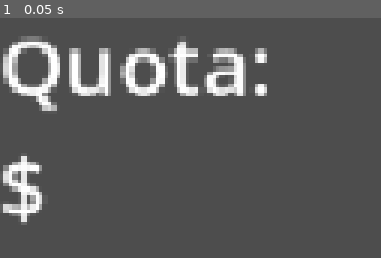
Above: before the commit, frame 1.
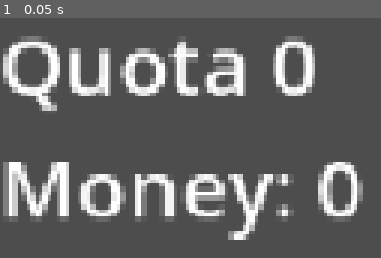
Above: after the commit, the same moment.

Repository: Svemeh/imt3603
Game: Godot game, scene res://scenes/game.tscn
Two runs of this game, one before a commit and one after it. Both use one fixed random seed, a clock stepped at 60 frames per second and the inputs below. This scene is started directly instead of the project's main scene.
Inputs:
- Up to frame 1 (0.05 s): no input

The runs differ from the first frame. In frame 1, 13% of the frame differs, in the area x 0-96%, y 7-93%.

Commit message:
feat(game): add money and quota state with increment functions

Diff:
--- a/corked!/scenes/game.tscn
+++ b/corked!/scenes/game.tscn
@@ -1,10 +1,12 @@
 [gd_scene format=3 uid="uid://bdcbw4f3huqul"]
 
+[ext_resource type="Script" uid="uid://bjh1eywqlwr3r" path="res://src/game.gd" id="1_lbhrr"]
 [ext_resource type="PackedScene" uid="uid://citi8vkh1rf21" path="res://scenes/vineyard.tscn" id="1_lnu2h"]
 [ext_resource type="PackedScene" uid="uid://bepr0l4ydcf10" path="res://scenes/player.tscn" id="2_lbhrr"]
 [ext_resource type="PackedScene" uid="uid://bqxsk48bajivs" path="res://scenes/UI/hud.tscn" id="3_iywne"]
 
 [node name="Game" type="Node" unique_id=992513680]
+script = ExtResource("1_lbhrr")
 
 [node name="Camera3D" type="Camera3D" parent="." unique_id=299118941]
 
--- /dev/null
+++ b/corked!/src/game.gd
@@ -0,0 +1,20 @@
+extends Node
+
+@onready var hud = $Hud
+
+var money: int = 0
+var quota: int = 0
+
+func _ready() -> void:
+	hud.update_money(money)
+	hud.update_quota(quota)
+
+## Increments money up or down by x and refreshes the HUD.
+func increment_money(x: int) -> void:
+	money += x
+	hud.update_money(money)
+
+## Increments quota by x (e.g. from a valid delivery) and refreshes the HUD.
+func increment_quota(x: int) -> void:
+	quota += x
+	hud.update_quota(quota)
Not shown, added: corked!/src/game.gd.uid
